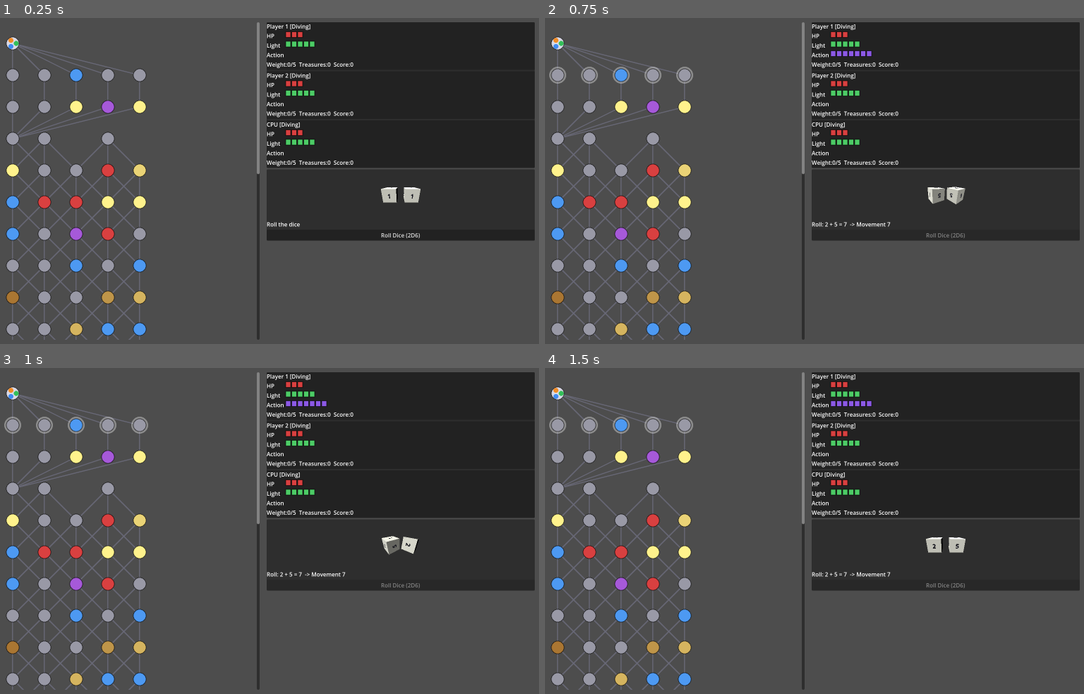
Above: before the commit, frames 1-4 (two rows, left to right).
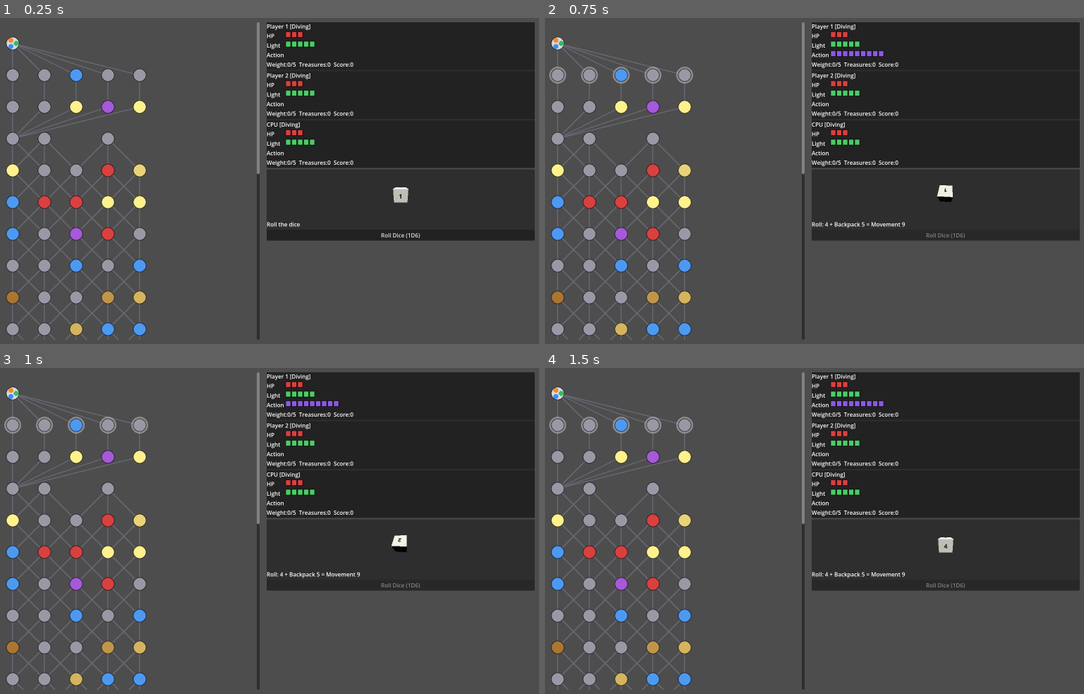
Above: after the commit, the same moments.

Repository: dandan62/gamejam
Game: Godot game, scene res://scenes/Main.tscn
The game is run twice, just before and just after one commit, with the same random seed, the same clock (stepped at 60 frames per second) and the same inputs.
Inputs (mouse positions are in pixels of both pictures, inside the frame that each line leads up to):
- Up to frame 1 (0.25 s): no input
- Up to frame 2 (0.75 s): click "Roll Dice (2D6)" (after the commit: "Roll Dice (1D6)") at 0.5 s
- Up to frame 3 (1 s): no input
- Up to frame 4 (1.5 s): move the mouse to (938, 517) at 1.27 s; click (938, 517) at 1.42 s

The runs differ from the first frame. In frame 1, 0.3% of the frame differs, in the area x 70-79%, y 51-68%; in frame 2, 0.5%, in the area x 51-79%, y 10-68%; in frame 3, 0.4%; in frame 4, 0.4%.

Commit message:
chenge7/7

Diff:
--- a/scenes/Main.gd
+++ b/scenes/Main.gd
@@ -100,8 +100,8 @@
 	turn_manager.roll_dice()
 
 
-func _on_dice_rolled(_player: PlayerState, dice: Dictionary, movement: int) -> void:
-	dice_ui.show_result(dice, movement)
+func _on_dice_rolled(_player: PlayerState, die: int, backpack_space: int, movement: int) -> void:
+	dice_ui.show_result(die, backpack_space, movement)
 	dice_ui.set_enabled(false)
 
 
@@ -127,14 +127,14 @@
 	_refresh_all()
 
 
-func _on_tile_action_needed(player: PlayerState, node: MapNodeDef, context: Dictionary) -> void:
+func _on_tile_action_needed(player: PlayerState, _node: MapNodeDef, context: Dictionary) -> void:
 	if not player.is_cpu:
-		action_panel.prompt(player, node, context)
+		action_panel.prompt(context)
 
 
-func _on_action_chosen(action: String, extra: Dictionary) -> void:
+func _on_action_chosen(action: String) -> void:
 	action_panel.close()
-	turn_manager.choose_tile_action(action, extra)
+	turn_manager.choose_tile_action(action)
 
 
 func _on_event_choice_needed(player: PlayerState, event: EventData) -> void:
--- a/scenes/ui/ActionPanel.gd
+++ b/scenes/ui/ActionPanel.gd
@@ -1,7 +1,7 @@
 extends PanelContainer
 class_name ActionPanel
 
-signal action_chosen(action: String, extra: Dictionary)
+signal action_chosen(action: String)
 
 var vbox: VBoxContainer
 
@@ -17,7 +17,7 @@
 		child.queue_free()
 
 
-func prompt(player: PlayerState, node: MapNodeDef, context: Dictionary) -> void:
+func prompt(context: Dictionary) -> void:
 	_clear()
 	var info := Label.new()
 
@@ -31,7 +31,7 @@
 			var pick_btn := Button.new()
 			pick_btn.text = "Pick Up"
 			pick_btn.disabled = not context.get("can_pick_up", false)
-			pick_btn.pressed.connect(func(): action_chosen.emit("pick_up", {}))
+			pick_btn.pressed.connect(func(): action_chosen.emit("pick_up"))
 			vbox.add_child(pick_btn)
 			_add_ignore_button()
 		"relic":
@@ -40,21 +40,8 @@
 			vbox.add_child(info)
 			var pick_btn := Button.new()
 			pick_btn.text = "Pick Up"
-			pick_btn.pressed.connect(func(): action_chosen.emit("pick_up", {}))
+			pick_btn.pressed.connect(func(): action_chosen.emit("pick_up"))
 			vbox.add_child(pick_btn)
-			_add_ignore_button()
-		"empty":
-			info.text = "Nothing here"
-			vbox.add_child(info)
-			if context.get("can_discard", false):
-				for i in range(player.carried_treasures.size()):
-					var entry: Dictionary = player.carried_treasures[i]
-					var t: TreasureData = entry["data"]
-					var btn := Button.new()
-					btn.text = "Discard %s" % t.display_name
-					var idx := i
-					btn.pressed.connect(func(): action_chosen.emit("discard", {"index": idx}))
-					vbox.add_child(btn)
 			_add_ignore_button()
 	show()
 
@@ -62,7 +49,7 @@
 func _add_ignore_button() -> void:
 	var ignore_btn := Button.new()
 	ignore_btn.text = "Ignore"
-	ignore_btn.pressed.connect(func(): action_chosen.emit("ignore", {}))
+	ignore_btn.pressed.connect(func(): action_chosen.emit("ignore"))
 	vbox.add_child(ignore_btn)
 
 
--- a/scenes/ui/Dice3D.gd
+++ b/scenes/ui/Dice3D.gd
@@ -1,12 +1,12 @@
 extends SubViewportContainer
 class_name Dice3D
 
-## 2D6を3D表示でトス演出するミニビューポート。
-## 各ダイスは立方体+6面それぞれにLabel3D(1〜6、対面の和が7になる標準配置)を
+## 1D6を3D表示でトス演出するミニビューポート。
+## ダイスは立方体+6面それぞれにLabel3D(1〜6、対面の和が7になる標準配置)を
 ## 子ノードとして持たせ、出目に応じた面が正面(+Z、カメラ側)を向く回転へ
 ## ランダムな余分回転を足してTweenで一気に回す。
-## Mini viewport that shows a 3D toss animation for a 2D6 roll.
-## Each die is a cube with a Label3D (1-6, standard layout where opposite faces sum to 7)
+## Mini viewport that shows a 3D toss animation for a 1D6 roll.
+## The die is a cube with a Label3D (1-6, standard layout where opposite faces sum to 7)
 ## as a child on each of its 6 faces. It's spun with a Tween toward the rotation that puts
 ## the rolled face forward (+Z, toward the camera), plus extra random spins for flourish.
 
@@ -21,17 +21,16 @@
 	6: Vector3(0, 180, 0),
 }
 
-var _die_a: Node3D
-var _die_b: Node3D
+var _die: Node3D
 var _tweens_running := 0
 
 
 func _ready() -> void:
 	stretch = true
-	custom_minimum_size = Vector2(220, 140)
+	custom_minimum_size = Vector2(140, 140)
 
 	var viewport := SubViewport.new()
-	viewport.size = Vector2i(440, 280)
+	viewport.size = Vector2i(280, 280)
 	viewport.transparent_bg = true
 	viewport.own_world_3d = true
 	add_child(viewport)
@@ -45,13 +44,8 @@
 	light.rotation_degrees = Vector3(-50, -30, 0)
 	viewport.add_child(light)
 
-	_die_a = _build_die()
-	_die_a.position = Vector3(-0.8, 0, 0)
-	viewport.add_child(_die_a)
-
-	_die_b = _build_die()
-	_die_b.position = Vector3(0.8, 0, 0)
-	viewport.add_child(_die_b)
+	_die = _build_die()
+	viewport.add_child(_die)
 
 
 func _build_die() -> Node3D:
@@ -88,10 +82,9 @@
 	return root
 
 
-func roll(d1: int, d2: int) -> void:
+func roll(value: int) -> void:
 	_tweens_running = 0
-	_animate_die(_die_a, d1)
-	_animate_die(_die_b, d2)
+	_animate_die(_die, value)
 
 
 func _animate_die(die: Node3D, value: int) -> void:
--- a/scenes/ui/DiceUI.gd
+++ b/scenes/ui/DiceUI.gd
@@ -17,14 +17,14 @@
 	result_label.text = "Roll the dice"
 	vbox.add_child(result_label)
 	roll_button = Button.new()
-	roll_button.text = "Roll Dice (2D6)"
+	roll_button.text = "Roll Dice (1D6)"
 	roll_button.pressed.connect(func(): roll_pressed.emit())
 	vbox.add_child(roll_button)
 
 
-func show_result(dice: Dictionary, movement: int) -> void:
-	result_label.text = "Roll: %d + %d = %d  -> Movement %d" % [dice["d1"], dice["d2"], dice["total"], movement]
-	dice3d.roll(dice["d1"], dice["d2"])
+func show_result(die: int, backpack_space: int, movement: int) -> void:
+	result_label.text = "Roll: %d + Backpack %d = Movement %d" % [die, backpack_space, movement]
+	dice3d.roll(die)
 
 
 func set_enabled(enabled: bool) -> void:
--- a/scripts/core/DiceRoller.gd
+++ b/scripts/core/DiceRoller.gd
@@ -1,7 +1,5 @@
 extends RefCounted
 class_name DiceRoller
 
-static func roll_2d6() -> Dictionary:
-	var d1 := randi_range(1, 6)
-	var d2 := randi_range(1, 6)
-	return {"d1": d1, "d2": d2, "total": d1 + d2}
+static func roll_1d6() -> int:
+	return randi_range(1, 6)
--- a/scripts/core/TurnManager.gd
+++ b/scripts/core/TurnManager.gd
@@ -27,7 +27,7 @@
 }
 
 signal turn_started(player: PlayerState)
-signal dice_rolled(player: PlayerState, dice: Dictionary, movement: int)
+signal dice_rolled(player: PlayerState, die: int, backpack_space: int, movement: int)
 signal movement_changed(player: PlayerState, remaining: int, total: int)
 signal path_choices_ready(player: PlayerState, forward_ids: Array, backward_ids: Array)
 signal player_moved(player: PlayerState, node_id: int)
@@ -39,7 +39,7 @@
 signal turn_ended(player: PlayerState)
 signal game_over(ranking: Array)
 
-const MAX_ROUNDS := 15
+const MAX_ROUNDS := 8
 
 var state: State = State.IDLE
 
@@ -73,10 +73,11 @@
 	if state != State.WAITING_ROLL:
 		return
 	var player := GameManager.get_current_player()
-	var dice := DiceRoller.roll_2d6()
-	_movement = dice["total"] + player.get_stat_bonus(BuffData.Stat.MOVE)
+	var die := DiceRoller.roll_1d6()
+	var backpack_space := player.get_weight_capacity() - player.get_total_weight()
+	_movement = die + backpack_space + player.get_stat_bonus(BuffData.Stat.MOVE)
 	_movement = max(_movement, 0)
-	dice_rolled.emit(player, dice, _movement)
+	dice_rolled.emit(player, die, backpack_space, _movement)
 
 	var map_graph: MapGraph = GameManager.map_graph
 	if _movement <= 0 or (not map_graph.has_forward(player.current_node_id) and not map_graph.has_backward(player.current_node_id)):
@@ -164,7 +165,7 @@
 				if player.is_cpu:
 					choose_tile_action(CPUAI.choose_treasure_action(player, data))
 			else:
-				_resolve_empty(player)
+				_after_tile_resolved(player)
 		MapNodeDef.TileType.RELIC:
 			if GameManager.spawner.has_available_relic(node.id):
 				state = State.WAITING_TILE_ACTION
@@ -195,21 +196,11 @@
 				effect_applied.emit(player, hazard.description)
 			_after_tile_resolved(player)
 		_:
-			_resolve_empty(player)
-
-
-func _resolve_empty(player: PlayerState) -> void:
-	state = State.WAITING_TILE_ACTION
-	tile_action_needed.emit(player, _current_node, {"kind": "empty", "can_discard": not player.carried_treasures.is_empty()})
-	if player.is_cpu:
-		choose_tile_action(CPUAI.choose_empty_action())
-
-
-## action: "pick_up" | "ignore" | "discard"
-## extra: discardの場合 {"index": int}
-## action: "pick_up" | "ignore" | "discard"
-## extra: {"index": int} when action is "discard"
-func choose_tile_action(action: String, extra: Dictionary = {}) -> void:
+			_after_tile_resolved(player)
+
+
+## action: "pick_up" | "ignore"
+func choose_tile_action(action: String) -> void:
 	if state != State.WAITING_TILE_ACTION:
 		return
 	var player := GameManager.get_current_player()
@@ -224,9 +215,6 @@
 		elif node.tile_type == MapNodeDef.TileType.RELIC:
 			var relic: RelicData = GameManager.spawner.take_relic(node.id)
 			player.add_relic_buffs(relic.buffs)
-	elif action == "discard":
-		if extra.has("index"):
-			player.drop_treasure(int(extra["index"]))
 
 	_after_tile_resolved(player)
 
--- a/scripts/entities/CPUAI.gd
+++ b/scripts/entities/CPUAI.gd
@@ -64,10 +64,6 @@
 	return "pick_up"
 
 
-static func choose_empty_action() -> String:
-	return "ignore"
-
-
 static func choose_event(event: EventData) -> String:
 	var score_a := _score_effect(event.choice_a_effect)
 	var score_b := _score_effect(event.choice_b_effect)
--- a/scripts/entities/PlayerState.gd
+++ b/scripts/entities/PlayerState.gd
@@ -79,11 +79,6 @@
 	add_permanent_buffs_from(data.buffs)
 
 
-func drop_treasure(index: int) -> void:
-	if index >= 0 and index < carried_treasures.size():
-		carried_treasures.remove_at(index)
-
-
 func lose_all_carried_treasures() -> void:
 	carried_treasures.clear()
 
Not shown, changed: README.md
Not shown, changed: README_jp.md
